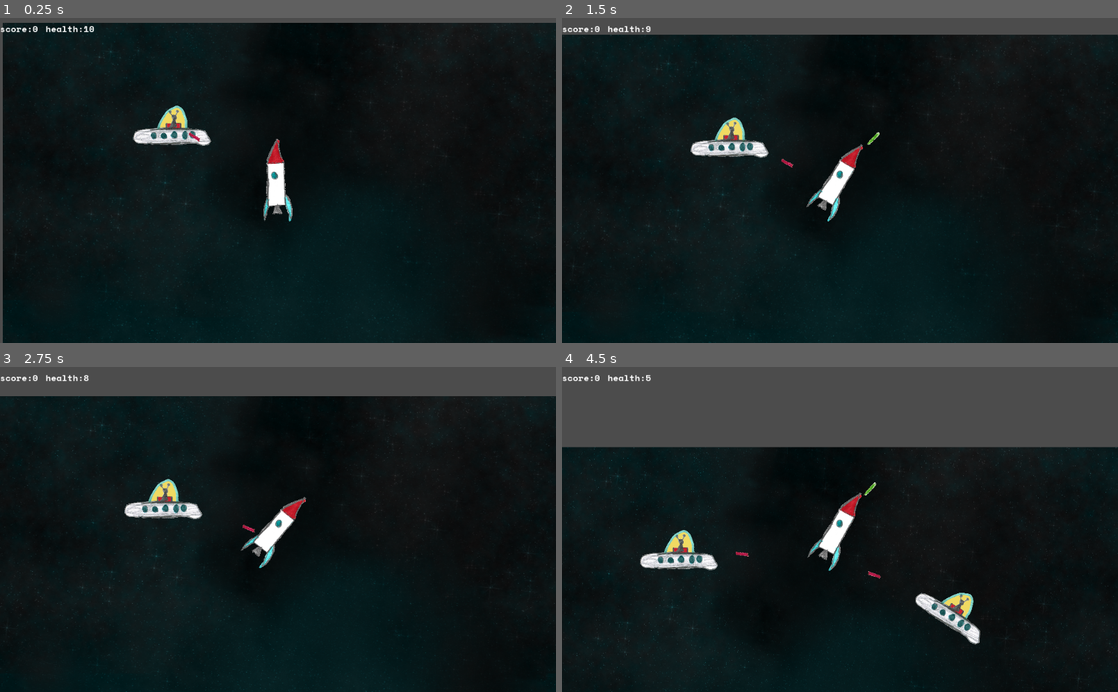
Above: before the commit, frames 1-4 (two rows, left to right).
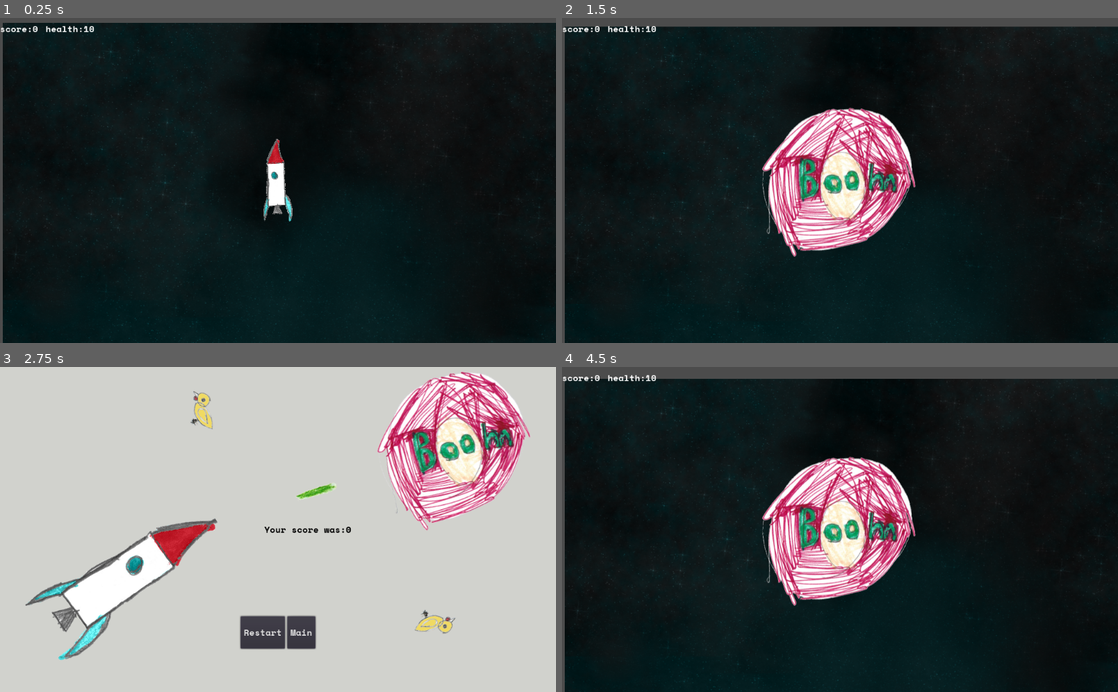
Above: after the commit, the same moments.

Repository: the-g-force/FamJam-April2020
Game: Godot game, scene res://src/Level.tscn
Two runs of this game, one before a commit and one after it. Both use one fixed random seed, a clock stepped at 60 frames per second and the inputs below. Sound files missing from this copy of the repository are replaced by a short silence.
Inputs (mouse positions are in pixels of both pictures, inside the frame that each line leads up to):
- Up to frame 1 (0.25 s): no input
- Up to frame 2 (1.5 s): hold Right (TurnRight) 0.53-1.28 s; tap Delete (die, bound only after the commit) at 0.6 s; hold Left (TurnLeft) from 1.28 s (still down); tap Space (Fire) at 1.35 s
- Up to frame 3 (2.75 s): tap Delete (die, bound only after the commit) at 1.55, 2.1 s; release Left (TurnLeft) at 2.03 s; hold Right (TurnRight) from 2.03 s (still down)
- Up to frame 4 (4.5 s): release Right (TurnRight) at 2.75 s; click (823, 633) at 2.75 s, where only the run after the commit has a clickable "Restart"; hold Up (Thrust) 3.53-4.28 s; tap Delete (die, bound only after the commit) at 3.6 s; hold Left (TurnLeft) from 4.28 s (still down); tap Space (Fire) at 4.35 s

The runs differ from the first frame. In frame 1, 0.9% of the frame differs, in the area x 23-38%, y 26-40%; in frame 2, 13%; in frame 3, 100%, in the area x 0-100%, y 0-100%; in frame 4, 33%.

Commit message:
Remove test UFO from level

Diff:
--- a/project/project.godot
+++ b/project/project.godot
@@ -55,6 +55,11 @@
 , Object(InputEventMouseButton,"resource_local_to_scene":false,"resource_name":"","device":0,"alt":false,"shift":false, …(202 unchanged characters)…
  ]
 }
+die={
+"deadzone": 0.5,
+"events": [ Object(InputEventKey,"resource_local_to_scene":false,"resource_name":"","device":0,"alt":false,"shift":false,"control":false,"meta":false,"command":false,"pressed":false,"scancode":16777224,"unicode":0,"echo":false,"script":null)
+ ]
+}
 
 [layer_names]
 
--- a/project/src/Level.tscn
+++ b/project/src/Level.tscn
@@ -1,18 +1,12 @@
-[gd_scene load_steps=8 format=2]
+[gd_scene load_steps=6 format=2]
 
 [ext_resource path="res://src/Rocket.tscn" type="PackedScene" id=1]
 [ext_resource path="res://assets/background.png" type="Texture" id=2]
 [ext_resource path="res://src/Paths.tscn" type="PackedScene" id=3]
-[ext_resource path="res://src/UFO.tscn" type="PackedScene" id=4]
 [ext_resource path="res://src/HUD.tscn" type="PackedScene" id=5]
 
 [sub_resource type="RectangleShape2D" id=1]
 extents = Vector2( 3147.6, 10 )
-
-[sub_resource type="Curve2D" id=2]
-_data = {
-"points": PoolVector2Array( 0, 0, 0, 0, 233.688, 235.969, 0, 0, 0, 0, 336.935, 469.632, 0, 0, 0, 0, 624.939, 382.688, 0, 0, 0, 0, 516.258, 132.722, 0, 0, 0, 0, 233.688, 235.969 )
-}
 
 [node name="Node2D" type="Node2D"]
 
@@ -75,9 +69,3 @@
 shape = SubResource( 1 )
 
 [node name="Paths" parent="." instance=ExtResource( 3 )]
-
-[node name="TestPath" type="Path2D" parent="."]
-curve = SubResource( 2 )
-
-[node name="PathFollow2D" parent="TestPath" instance=ExtResource( 4 )]
-position = Vector2( 315.174, 190.191 )
